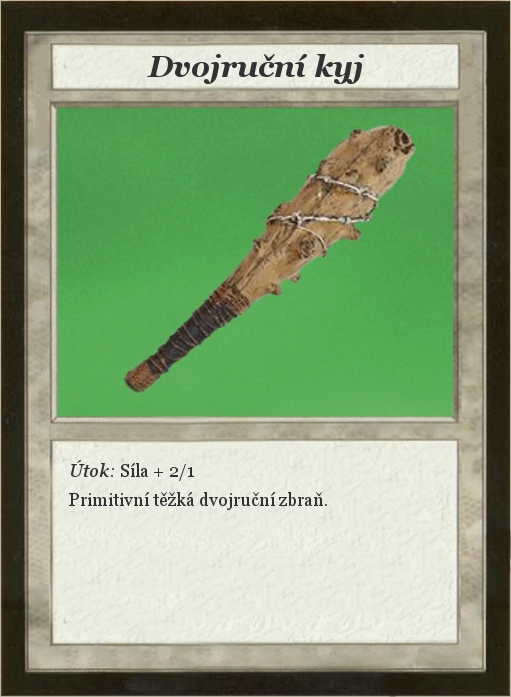
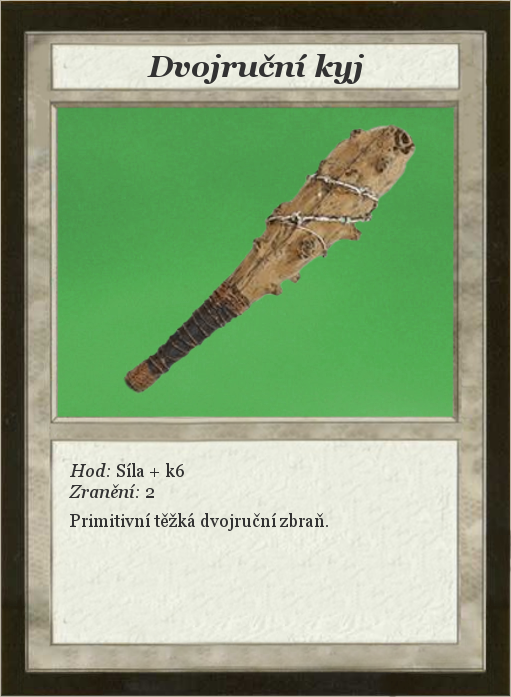
Revision of a layered 511 x 697 image; what changed, layer by layer:
renamed "Útok: Síla + 2/1 ..." to "Hod: Síla + k6 ...", painted on it over [69, 460, 328, 531]
